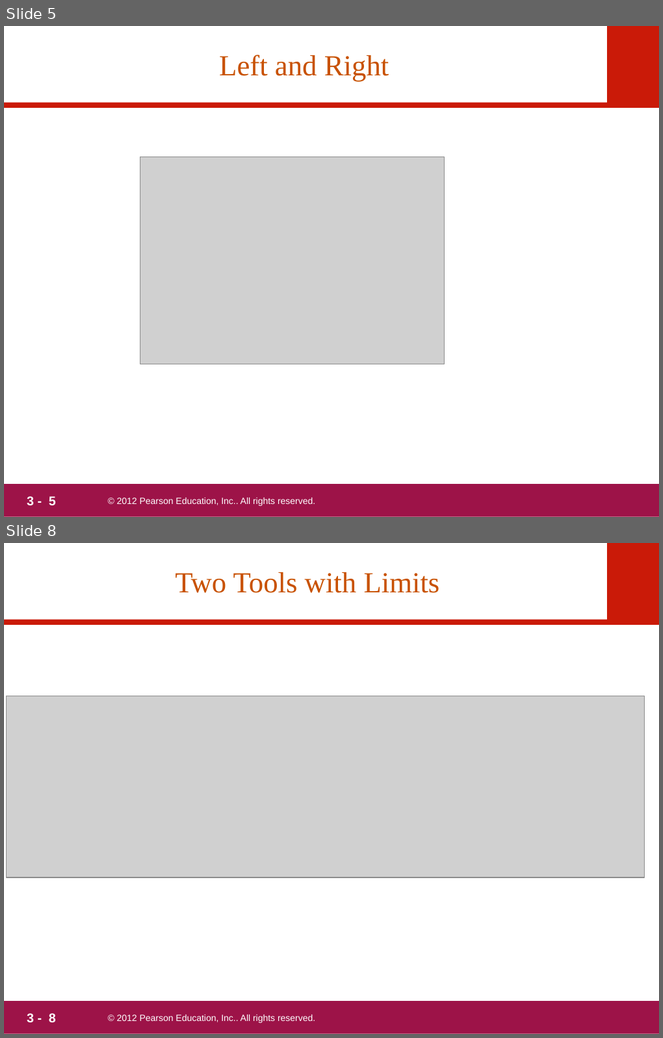
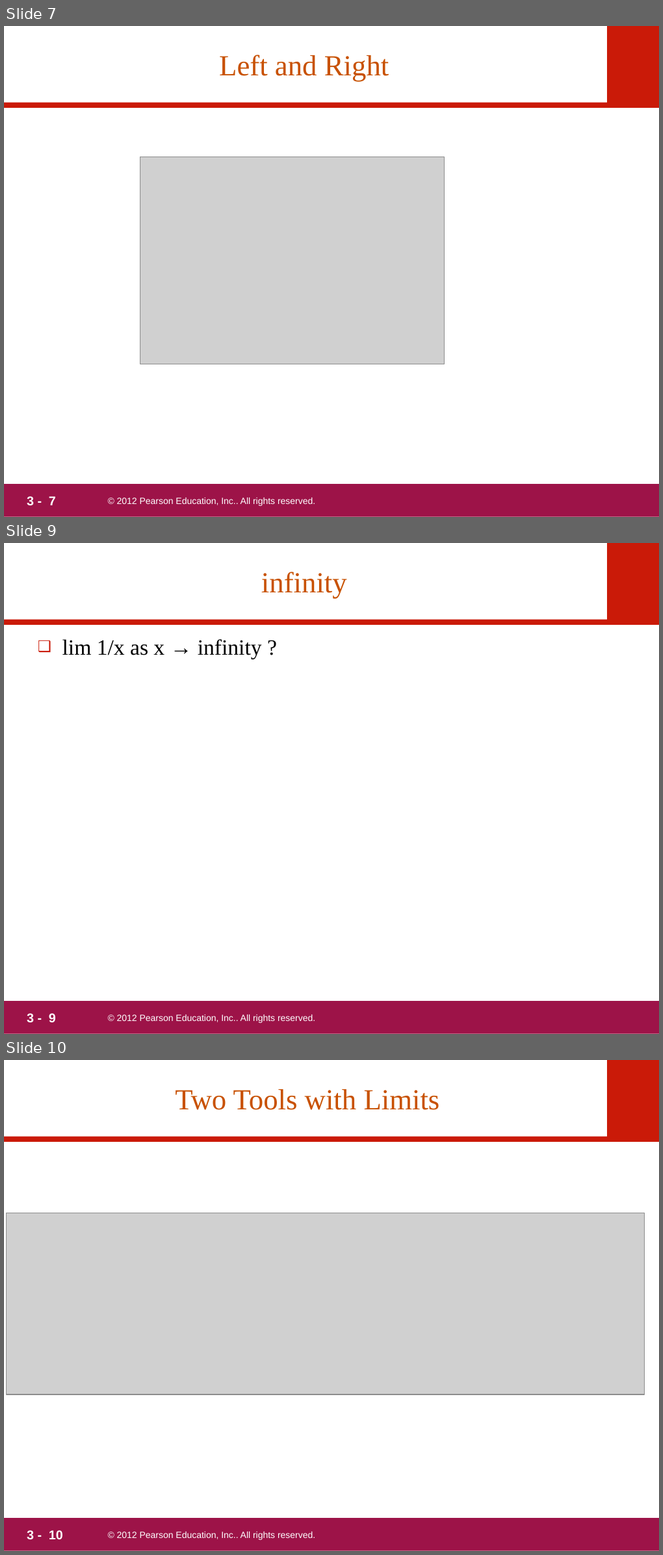
Before and after one commit to marksibrahim/calculus_site, a slide deck: materials/chapter_3.ppt. Shown one above the other, each under a label of ours: slides 5 and 8 before the commit, slides 7, 9 and 10 after it; the slides between them are not shown. The pictures are 663x1038 and 663x1555 pixels, drawn with LibreOffice and Linux fonts; fonts in the diff are those of the drawing; grey boxes stand for pictures; background and template pictures are left out. Boxes give left, top, right and bottom in pixels: in the first picture for what was removed or moved away, otherwise in the second. Text is boxed around its words. In the diff, an @@ line names an element or a change of style, - is before the commit and + after.

```diff
--- a/materials/chapter_3.ppt
+++ b/materials/chapter_3.ppt
@@ slide 9 added at box(4, 543, 659, 1034), background #FFFFFF; not listed: 5 template elements that a slide beside it also shows @@
@@ title added at box(261, 572, 347, 599), 32 pt, text #C85100 @@
+infinity
@@ text added at box(62, 639, 262, 659), 24 pt, text #000000 @@
+❑ lim 1/x as x → infinity ?
@@ what was slide 5 is now slide 7 @@
@@ page number at box(27, 497, 56, 506): text changed @@
-3 - 5
+3 - 7
@@ what was slide 8 is now slide 10 @@
@@ page number at box(27, 1531, 63, 1540): text changed @@
-3 - 8
+3 - 10
```
Also in this commit, not shown: 2 other slides added, 1 other file.
